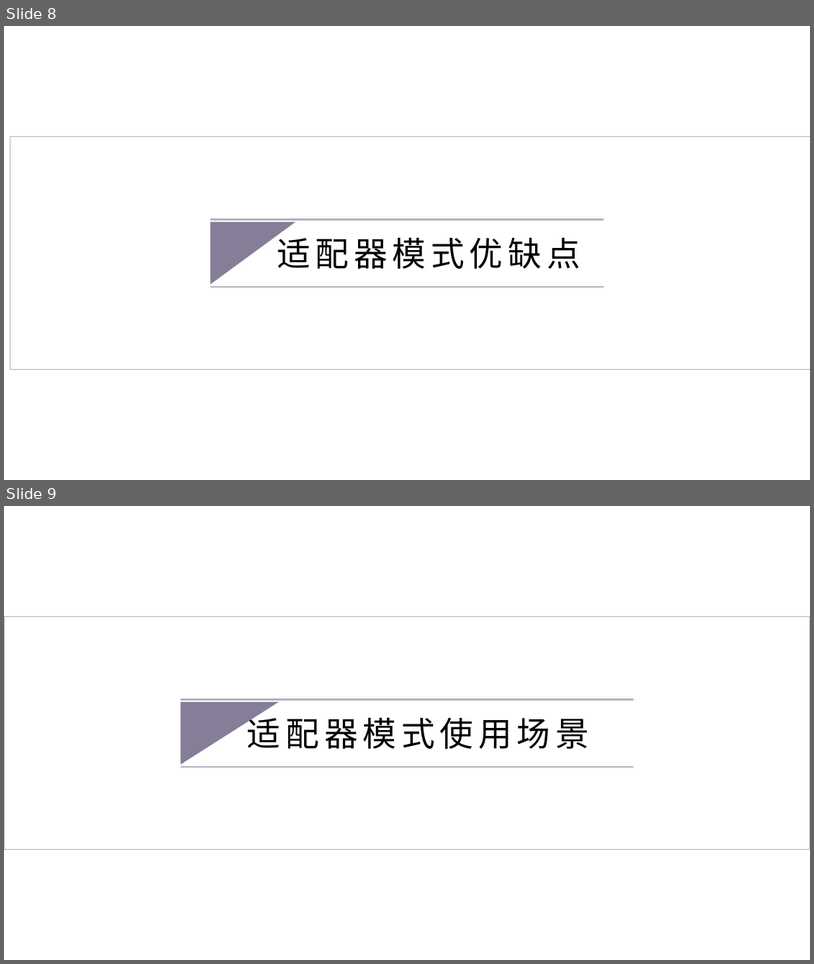
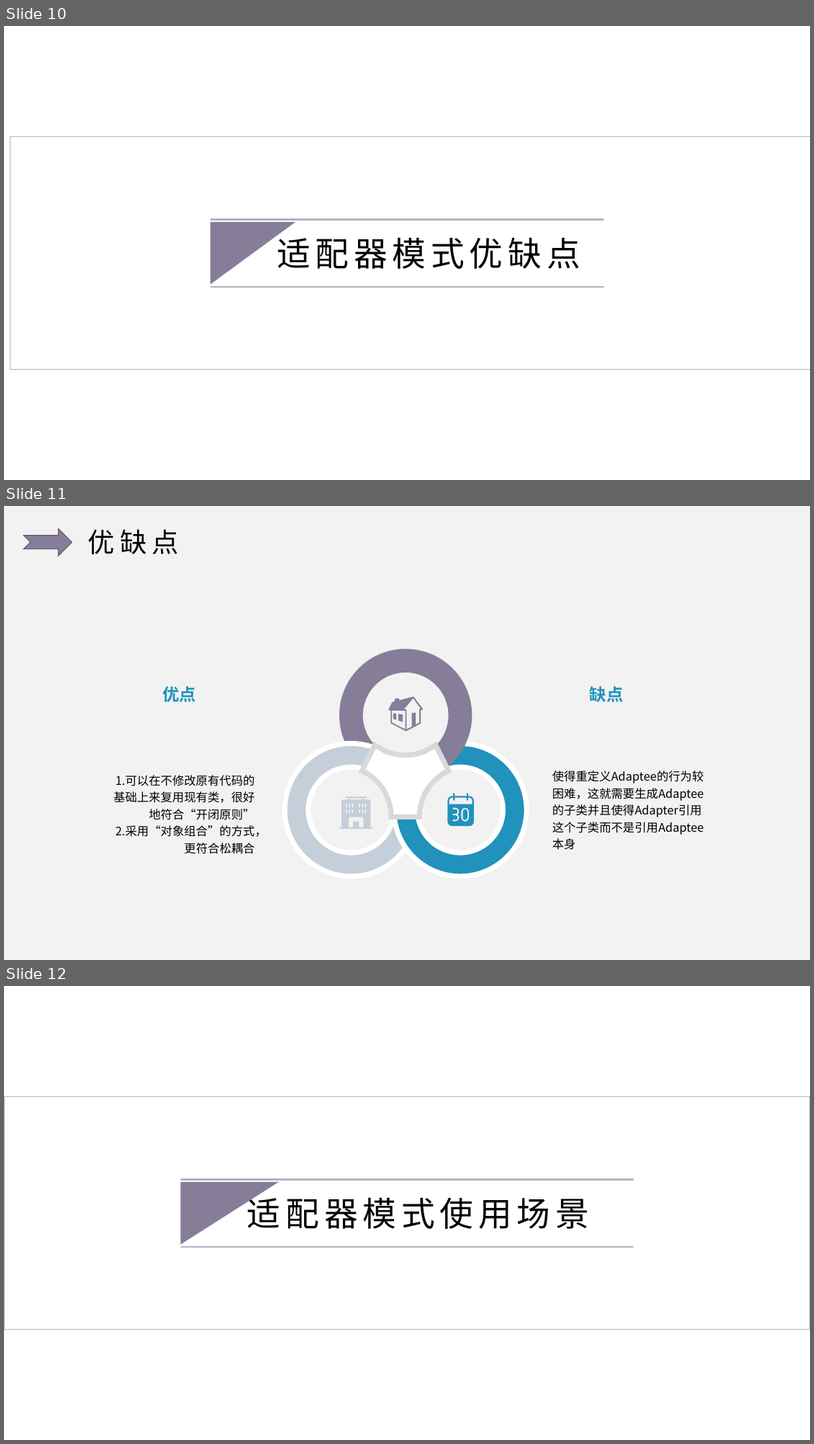
Before and after one commit to ulquiola/Adapter, a slide deck: 适配器模式.pptx. Shown one above the other, each under a label of ours: slides 8 and 9 before the commit, slides 10, 11 and 12 after it. The pictures are 814x964 and 814x1444 pixels, drawn with LibreOffice and Linux fonts; fonts in the diff are those of the drawing; background and template pictures are left out. Boxes give left, top, right and bottom in pixels: in the first picture for what was removed or moved away, otherwise in the second. Text is boxed around its words. In the diff, an @@ line names an element or a change of style, - is before the commit and + after.

```diff
--- a/适配器模式.pptx
+++ b/适配器模式.pptx
@@ slide 11 added at [4,506,810,960], background #F2F2F2 @@
@@ notched right arrow added at [24,528,72,556], fill #867D98, outline #635C70 1 pt @@
@@ text added at [88,529,179,554], 32 pt, text #000000 @@
+优缺点
@@ group added at [113,649,705,875]: 8 freeform shapes, 4 texts @@
+1.可以在不修改原有代码的基础上来复用现有类，很好地符合“开闭原则”
+2.采用“对象组合”的方式，更符合松耦合
+优点
+使得重定义Adaptee的行为较困难，这就需要生成Adaptee的子类并且使得Adapter引用这个子类而不是引用Adaptee本身
+缺点
@@ what was slide 8 is now slide 10 @@
@@ what was slide 9 is now slide 12 @@
```
Also in this commit, not shown: 2 slides changed, 4 other slides added, 7 slides removed.
